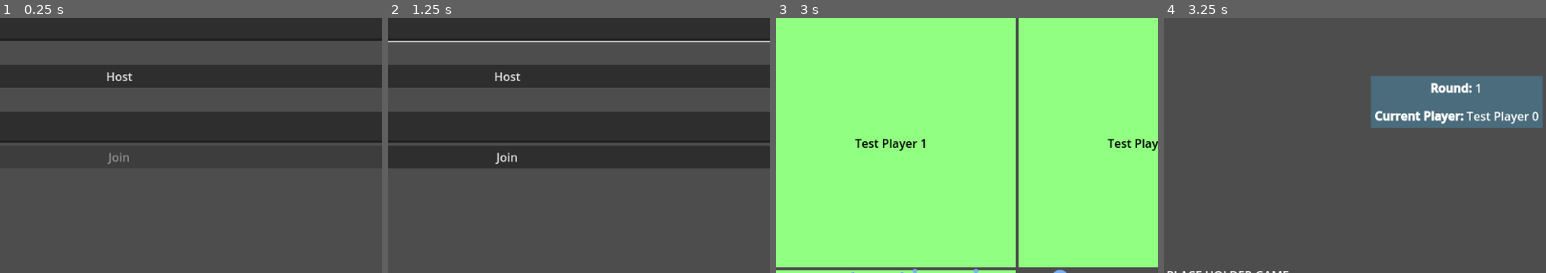
Above: before the commit, frames 1-4 (left to right).
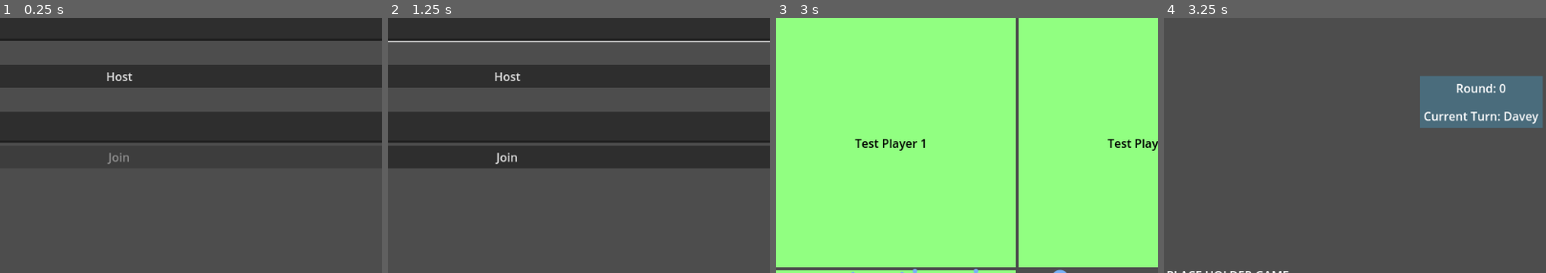
Above: after the commit, the same moments.

Repository: davidzywiec/mp-hot-rum
Game: Godot game, scene res://scenes/menu/main_menu.tscn
The game is run twice, just before and just after one commit, with the same random seed, the same clock (stepped at 60 frames per second) and the same inputs.
Inputs (mouse positions are % of the whole screen's width and height, from its top left):
- Up to frame 1 (0.25 s): no input
- Up to frame 2 (1.25 s): click (50, 2) at 0.52 s; type "Alex" at 0.6 s
- Up to frame 3 (3 s): click "Host" at 1.25 s; click "SERVER START WITH FAKE PLAYERS" at 2 s
- Up to frame 4 (3.25 s): no input
The pictures show only the part of the screen within x 34-84%, y 0-50%; the shares and areas given below are measured in that part.

Frames 1-3 are identical in both runs. In frame 4, 3.8% of the frame differs, in the area x 54-98%, y 22-44%.
Error after the commit: Parse Error: Identifier "GameManager" not declared in the current scope. (res://scripts/game/game_ui.gd:12)

Commit message:
feat(network): Updated to be dedicated server based

Diff:
--- a/autoload/GameManager.gd
+++ b/autoload/GameManager.gd
@@ -6,9 +6,16 @@
 #Player registries
 var players = {} # key: peer_id, value: player_data
 var player_order : Array = [] # ordered list of peer_ids for turn management
+var player_hands : Dictionary = {} # key: peer_id, value: Array of Cards
 var current_player_index : int = 0
 var starting_player_index : int = 0
 var round_number : int = 1
+
+func _ready() -> void:
+	if not multiplayer.is_server() and not OS.has_feature("server"):
+		queue_free()
+		return
+
 
 #Load ruleset from file
 func start_game(ruleset_path : String = "res://data/rulesets/default_ruleset.json") -> void:
--- a/autoload/NetworkManager.gd
+++ b/autoload/NetworkManager.gd
@@ -6,6 +6,23 @@
 
 # Holds the current network role handler (e.g., server, client, host)
 var handler: Node = null
+
+func _ready() -> void:
+	if Engine.is_editor_hint():
+		return
+	var args := OS.get_cmdline_args()
+	if args.has("--server"):
+		call_deferred("_boot_dedicated_server")
+	elif args.has("--client"):
+		# Explicit client flag: keep normal startup path
+		return
+
+func _boot_dedicated_server() -> void:
+	var server_scene := "res://scenes/server/DedicatedServer.tscn"
+	var tree := get_tree()
+	if tree.current_scene != null and tree.current_scene.scene_file_path == server_scene:
+		return
+	tree.change_scene_to_file(server_scene)
 
 # Called by UI or SignalManager to start the server
 func start_server():
@@ -17,7 +34,6 @@
 
 	# Delegate the server startup to the handler
 	handler.start()
-	GameManager.host_flag = true
 
 func join_server(address: String):
 	handler = ClientHandler.new()
--- a/project.godot
+++ b/project.godot
@@ -18,7 +18,6 @@
 [autoload]
 
 SignalManager="*res://autoload/SignalManager.gd"
-GameManager="*res://autoload/GameManager.gd"
 Network_Manager="*res://autoload/NetworkManager.gd"
 Game_State_Manager="*res://autoload/GameStateManager.gd"
 
--- /dev/null
+++ b/scenes/server/DedicatedServer.tscn
@@ -0,0 +1,6 @@
+[gd_scene format=3]
+
+[ext_resource type="Script" path="res://scripts/network/DedicatedServerBootstrap.gd" id=1]
+
+[node name="DedicatedServer" type="Node"]
+script = ExtResource(1)
--- /dev/null
+++ b/scripts/network/DedicatedServerBootstrap.gd
@@ -0,0 +1,8 @@
+extends Node
+
+func _ready() -> void:
+	if not OS.has_feature("server"):
+		printerr("Dedicated server scene run without server feature; quitting.")
+		get_tree().quit()
+		return
+	Network_Manager.start_server()
--- a/scripts/network/ServerHandler.gd
+++ b/scripts/network/ServerHandler.gd
@@ -10,6 +10,7 @@
 # Player registry and ready-tracking
 var players := {} # key: player_name, value: Player
 var ready_players := {}
+var game_manager: Node = null
 
 # TODO: point this at your actual game scene when it’s added
 const GAME_SCENE_PATH := "res://scenes/game/MainGame.tscn"
@@ -30,11 +31,20 @@
 	multiplayer.multiplayer_peer = peer
 	multiplayer.peer_connected.connect(_on_peer_connected)
 	multiplayer.peer_disconnected.connect(_on_peer_disconnected)
+	_spawn_game_manager()
 
 
 	print("✅ Server successfully started on port %d" % PORT)
 	print("📡 Connecting register_username signal to Network_Manager.register_player")
 	#SignalManager.register_username.connect(Network_Manager.register_player)
+
+func _spawn_game_manager() -> void:
+	if game_manager != null:
+		return
+	var gm := preload("res://autoload/GameManager.gd").new()
+	gm.name = "GameManager"
+	add_child(gm)
+	game_manager = gm
 
 # Called when a new player connects to the server
 func _on_peer_connected(peer_id: int) -> void:
@@ -137,11 +147,14 @@
 
 #Start the game with the current default rule set
 func start_game() -> void:
+	if game_manager == null:
+		printerr("GameManager not initialized; cannot start game.")
+		return
 	print("💻 Server loading players into game.")
-	GameManager.load_players(players)
+	game_manager.load_players(players)
 	print("💻 Server starting game with default ruleset.")
-	GameManager.start_game()
-	Game_State_Manager.send_round_update(GameManager.round_number, GameManager.get_player_name(GameManager.current_player_index))
+	game_manager.start_game()
+	Game_State_Manager.send_round_update(game_manager.round_number, game_manager.get_player_name(game_manager.current_player_index))
 
 # for testing: Create fake players and start countdown
 func create_fake_game() -> void:
Not shown, added: scripts/network/DedicatedServerBootstrap.gd.uid
